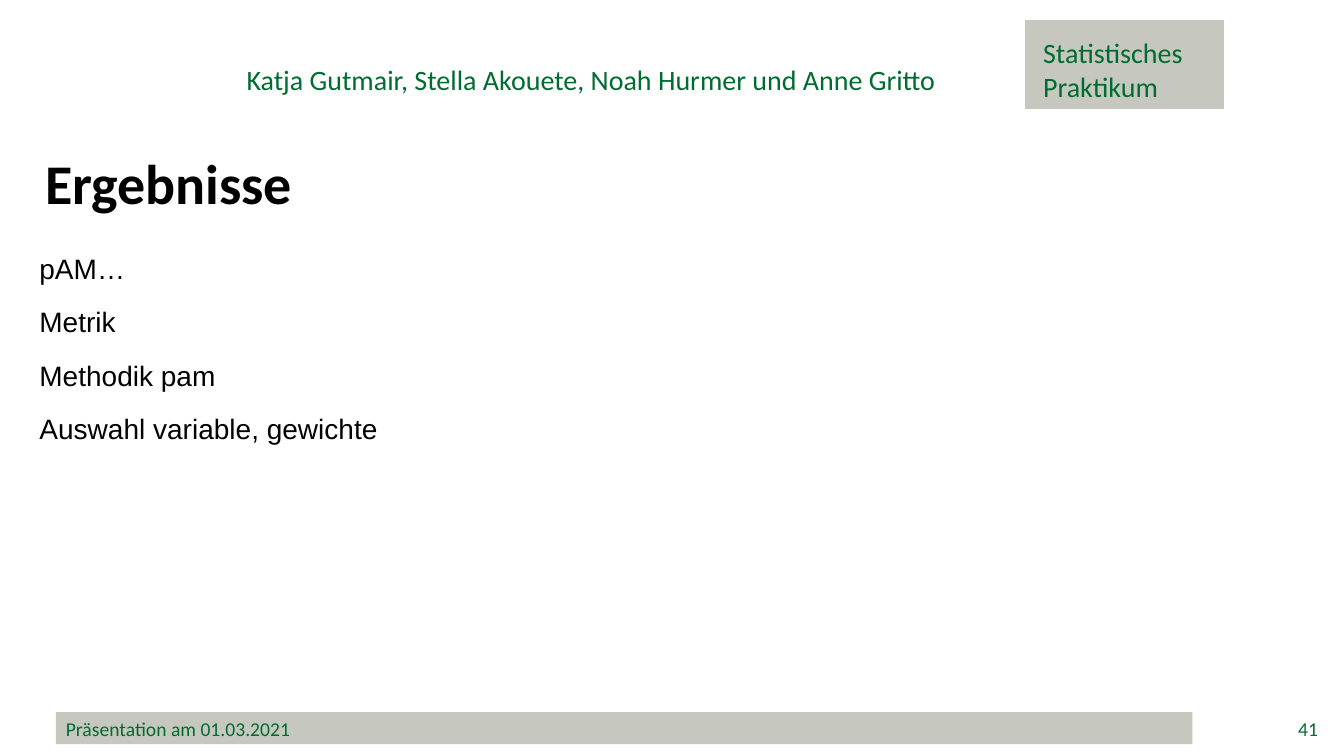
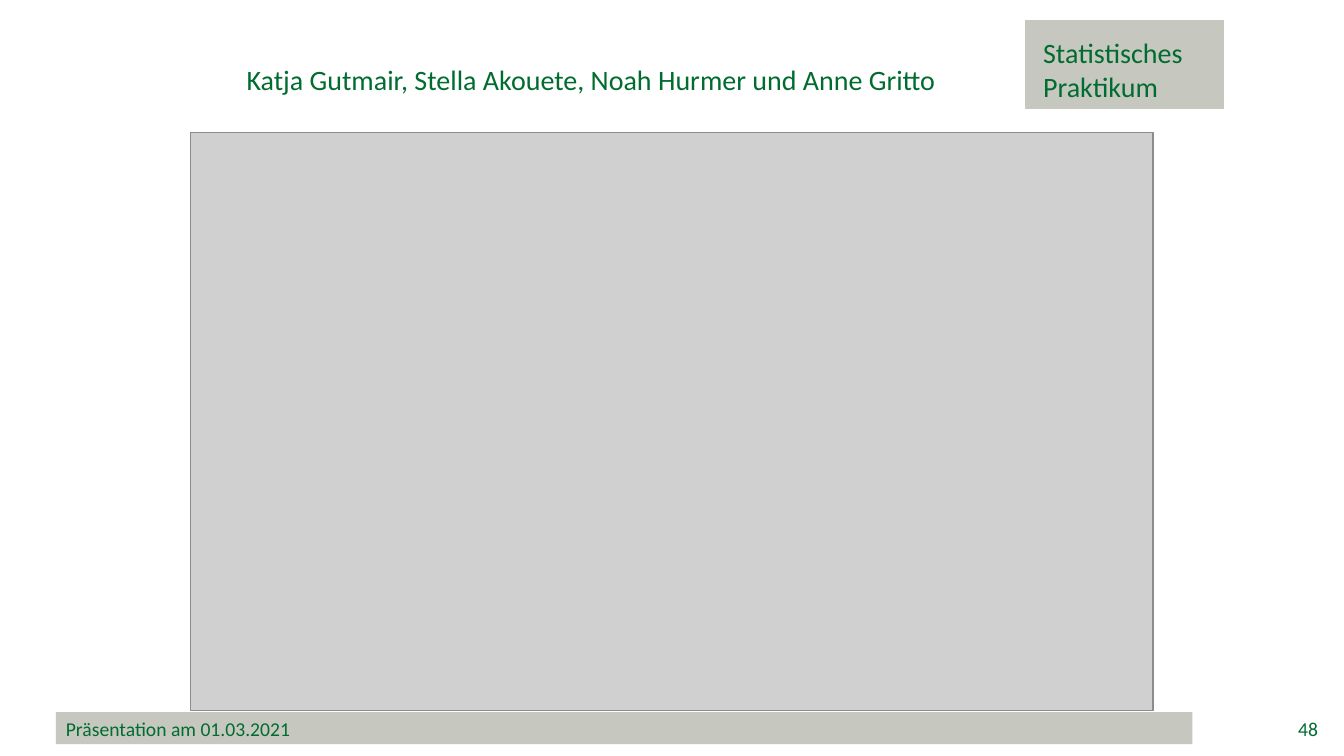
Before and after one commit to minimops/weatherFrog, a slide deck: slide 48 of documentation/ppt/Präsentation.pptx (slide 41 before the commit). Drawn at 1344x756 pixels with LibreOffice and Linux fonts; fonts in the diff are those of the drawing; grey boxes stand for pictures; background and template pictures are left out. Boxes give left, top, right and bottom in pixels: in the first picture for what was removed or moved away, otherwise in the second. Text is boxed around its words. In the diff, an @@ line names an element or a change of style, - is before the commit and + after.

```diff
--- a/documentation/ppt/Präsentation.pptx
+++ b/documentation/ppt/Präsentation.pptx
@@ picture added at (x1=191, y1=133, x2=1152, y2=711) @@
@@ text removed at (x1=45, y1=164, x2=292, y2=214) @@
-Ergebnisse
@@ text removed at (x1=39, y1=259, x2=378, y2=445) @@
-pAM…
-Metrik
-Methodik pam
-Auswahl variable, gewichte
@@ page number at (x1=1298, y1=722, x2=1318, y2=736): text changed @@
-41
+48
```
Also in this commit, not shown: 23 other slides changed, 9 slides added.
